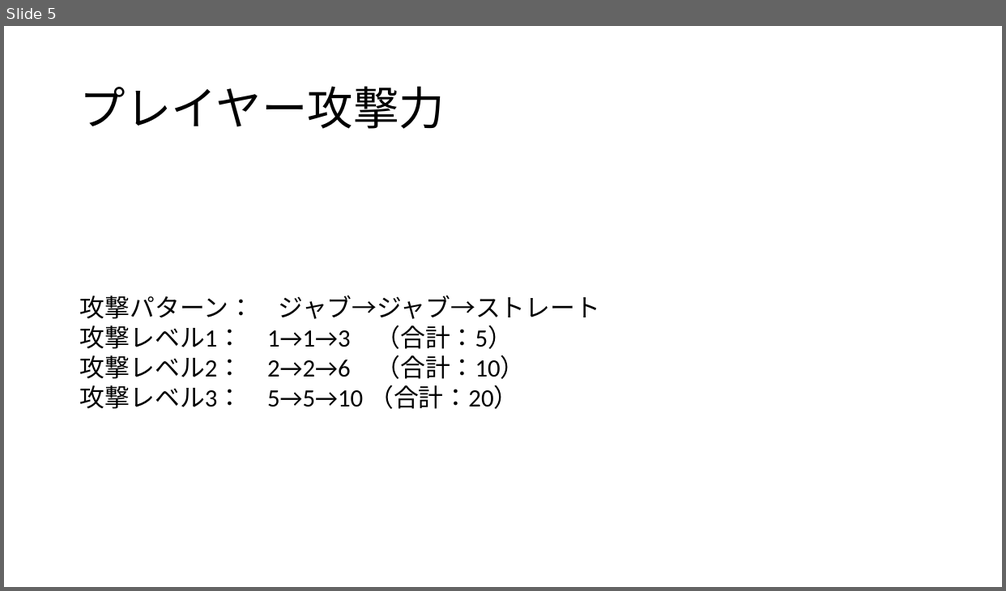
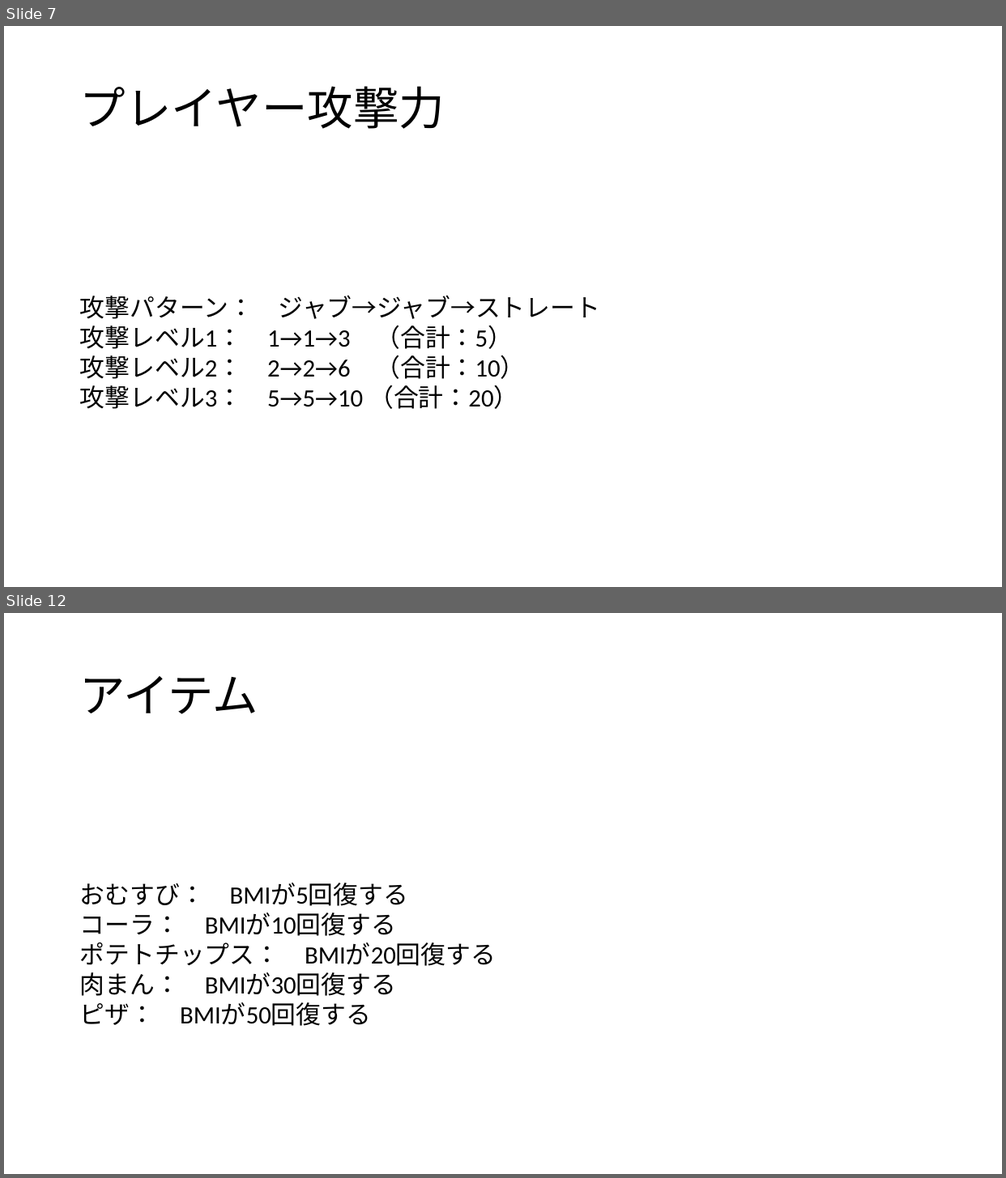
Before and after one commit to yuusei1113k/FatmanHerosTmp, a slide deck: システム詳細.pptx. Shown one above the other, each under a label of ours: slide 5 before the commit, slides 7 and 12 after it; the slides between them are not shown. The pictures are 1006x591 and 1006x1178 pixels, drawn with LibreOffice and Linux fonts; fonts in the diff are those of the drawing. Boxes give left, top, right and bottom in pixels: in the first picture for what was removed or moved away, otherwise in the second. Text is boxed around its words. In the diff, an @@ line names an element or a change of style, - is before the commit and + after.

Commit message:
システム詳細更新。

```diff
--- a/システム詳細.pptx
+++ b/システム詳細.pptx
@@ slide 12 added at (x1=4, y1=613, x2=1002, y2=1174), background #FFFFFF @@
@@ title added at (x1=80, y1=676, x2=258, y2=714), 44 pt, text #000000 @@
+アイテム
@@ text added at (x1=80, y1=883, x2=496, y2=1026), 24 pt, text #000000 @@
+おむすび： BMIが5回復する
+コーラ： BMIが10回復する
+ポテトチップス： BMIが20回復する
+肉まん： BMIが30回復する
+ピザ： BMIが50回復する
@@ what was slide 5 is now slide 7 @@
```
Also in this commit, not shown: 7 slides changed, 6 other slides added.
